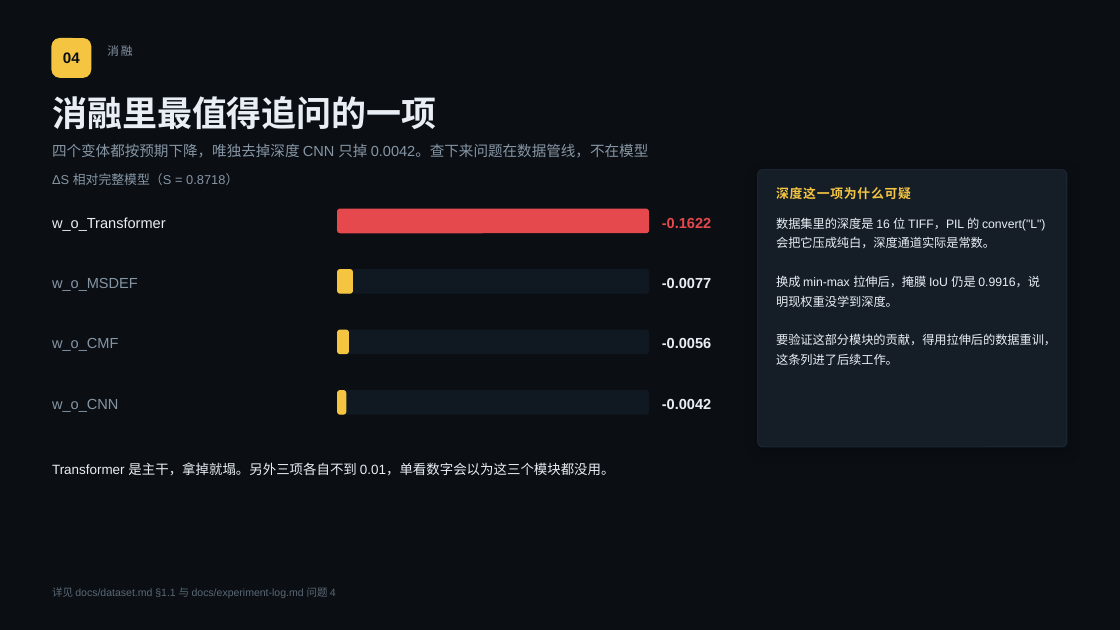
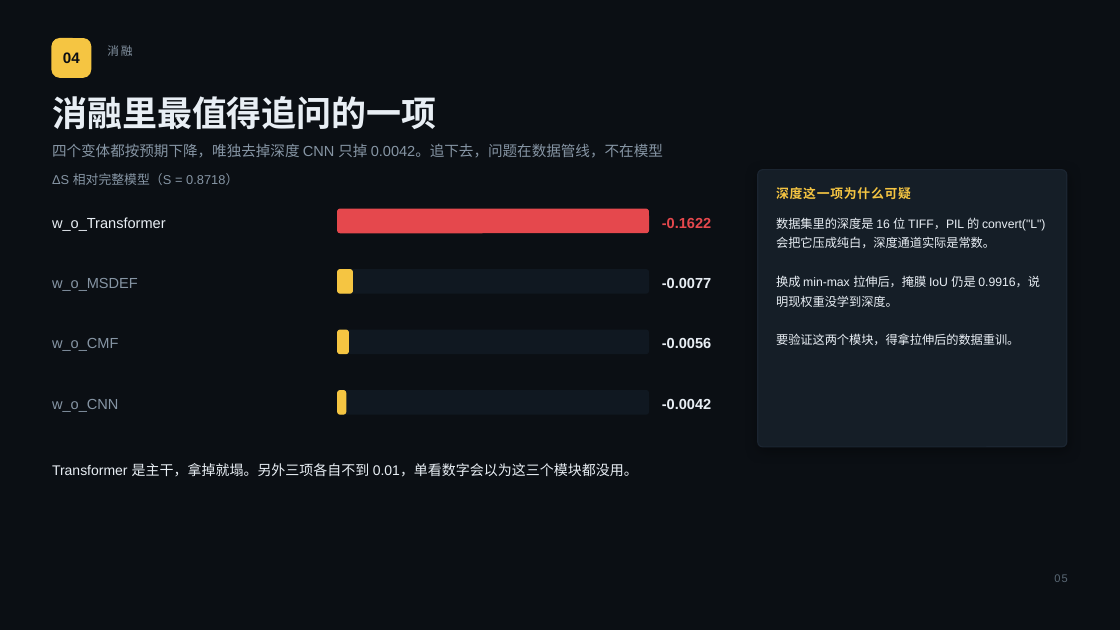
Before and after one commit to relight-developer/GLIDE-Net, a slide deck: slide 5 of docs/slides.pptx. Drawn at 1120x630 pixels with LibreOffice and Linux fonts; fonts in the diff are those of the drawing. Boxes give left, top, right and bottom in pixels: in the first picture for what was removed or moved away, otherwise in the second. Text is boxed around its words. In the diff, an @@ line names an element or a change of style, - is before the commit and + after.

Commit message:
feat(slides): 加前端界面页，检测页只摆达标的三个类别，页序改为 14 页

```diff
--- a/docs/slides.pptx
+++ b/docs/slides.pptx
@@ text at (x1=52, y1=144, x2=663, y2=158): text changed @@
-四个变体都按预期下降，唯独去掉深度 CNN 只掉 0.0042。查下来问题在数据管线，不在模型
+四个变体都按预期下降，唯独去掉深度 CNN 只掉 0.0042。追下去，问题在数据管线，不在模型
@@ text at (x1=776, y1=333, x2=1019, y2=345): text changed @@
-要验证这部分模块的贡献，得用拉伸后的数据重训，这条列进了后续工作。
+要验证这两个模块，得拿拉伸后的数据重训。
@@ text "Transformer 是主干，拿掉就塌。另外三项各自不到 0.01，单看数字会以为这三个模块都没用。" at (x1=52, y1=463, x2=638, y2=477): size 11.5 to 12 pt @@
@@ text removed at (x1=52, y1=587, x2=336, y2=598) @@
-详见 docs/dataset.md §1.1 与 docs/experiment-log.md 问题 4
@@ text added at (x1=1054, y1=574, x2=1067, y2=582), 9.5 pt, text #5A6875 @@
+05
```
Also in this commit, not shown: 10 other slides changed, 3 slides added, 2 slides removed, 13 other files.
